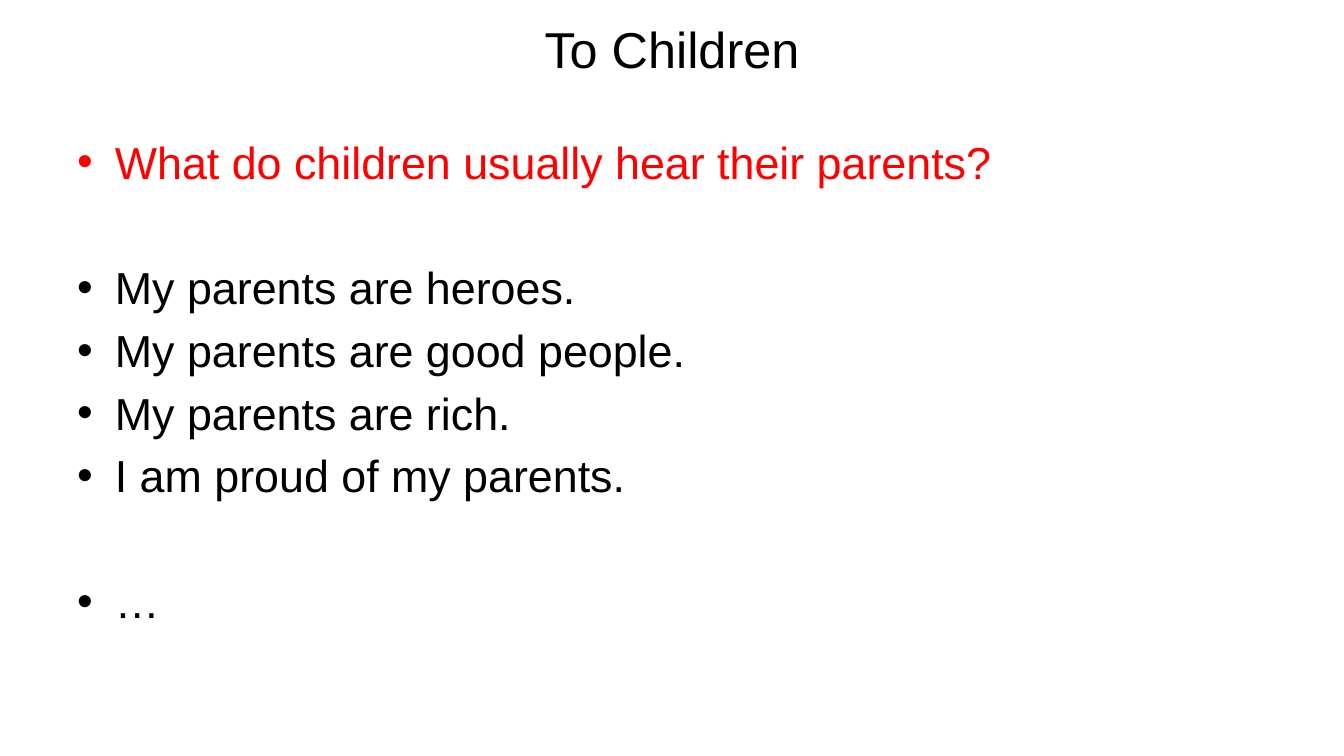
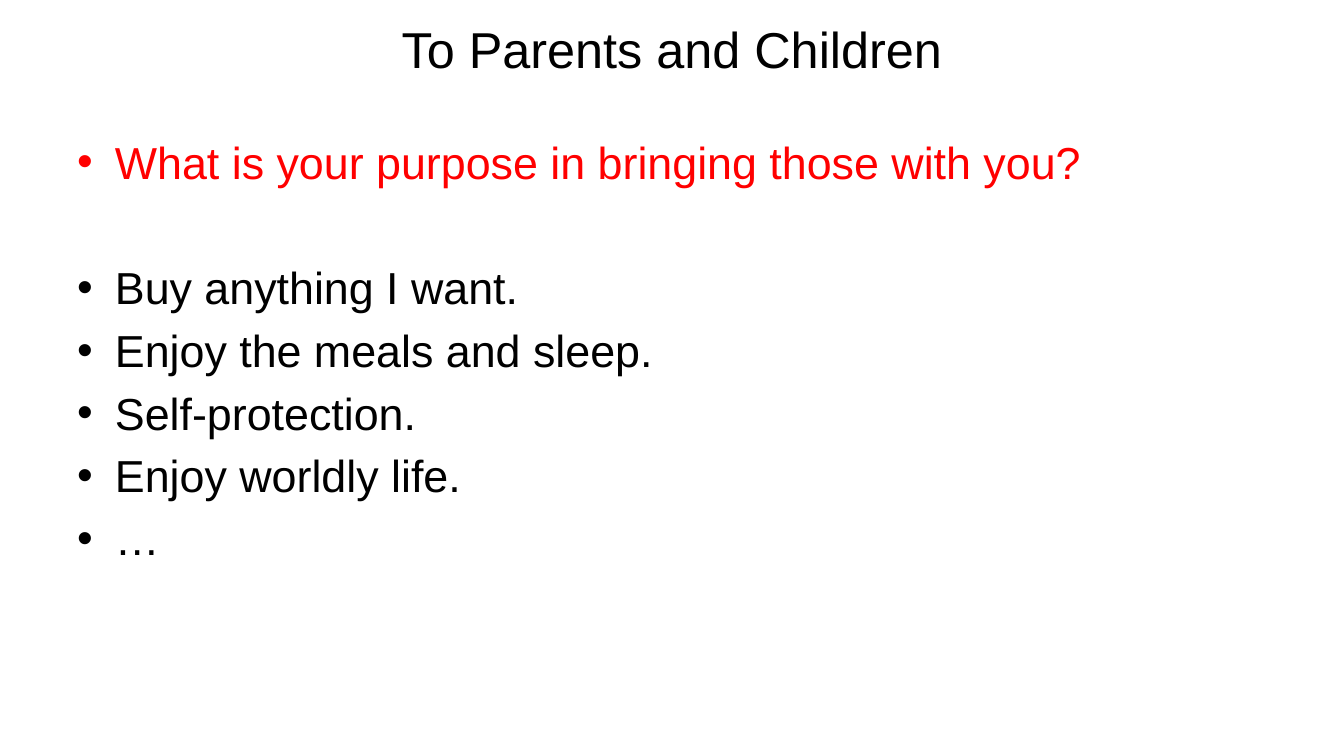
Before and after one commit to wdingbox/accc_2025_pp, a slide deck: slide 5 of ppt/Exodus/exo10_16_29.pptx. Drawn at 1344x756 pixels with LibreOffice and Linux fonts; fonts in the diff are those of the drawing; background and template pictures are left out. Boxes give left, top, right and bottom in pixels: in the first picture for what was removed or moved away, otherwise in the second. Text is boxed around its words. In the diff, an @@ line names an element or a change of style, - is before the commit and + after.

```diff
--- a/ppt/Exodus/exo10_16_29.pptx
+++ b/ppt/Exodus/exo10_16_29.pptx
@@ title at [402,31,942,69]: text changed @@
-To Children
+To Parents and Children
@@ text at [115,146,1080,501]: text changed @@
-• What do children usually hear their parents?
-• My parents are heroes.
-• My parents are good people.
-• My parents are rich.
-• I am proud of my parents.
+• What is your purpose in bringing those with you?
+• Buy anything I want.
+• Enjoy the meals and sleep.
+• Self-protection.
+• Enjoy worldly life.
```
Also in this commit, not shown: 5 other slides changed, 4 other files.
